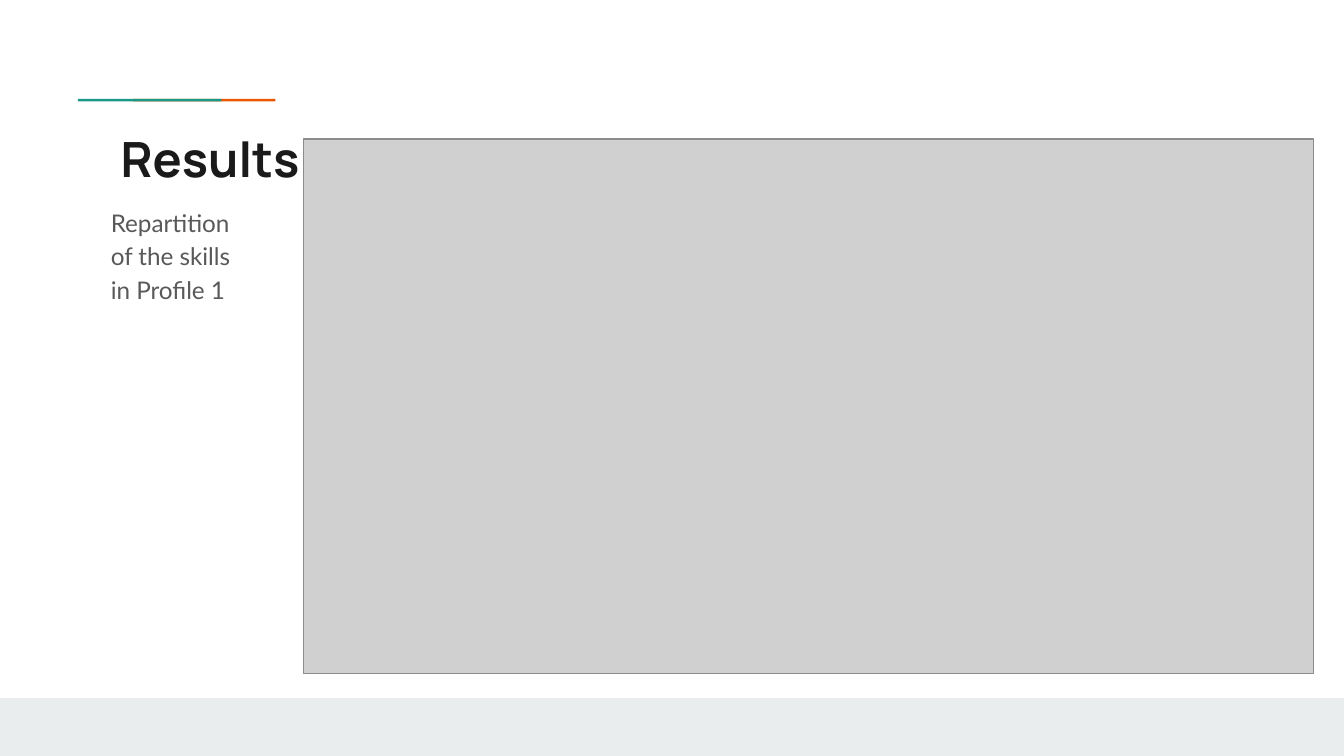
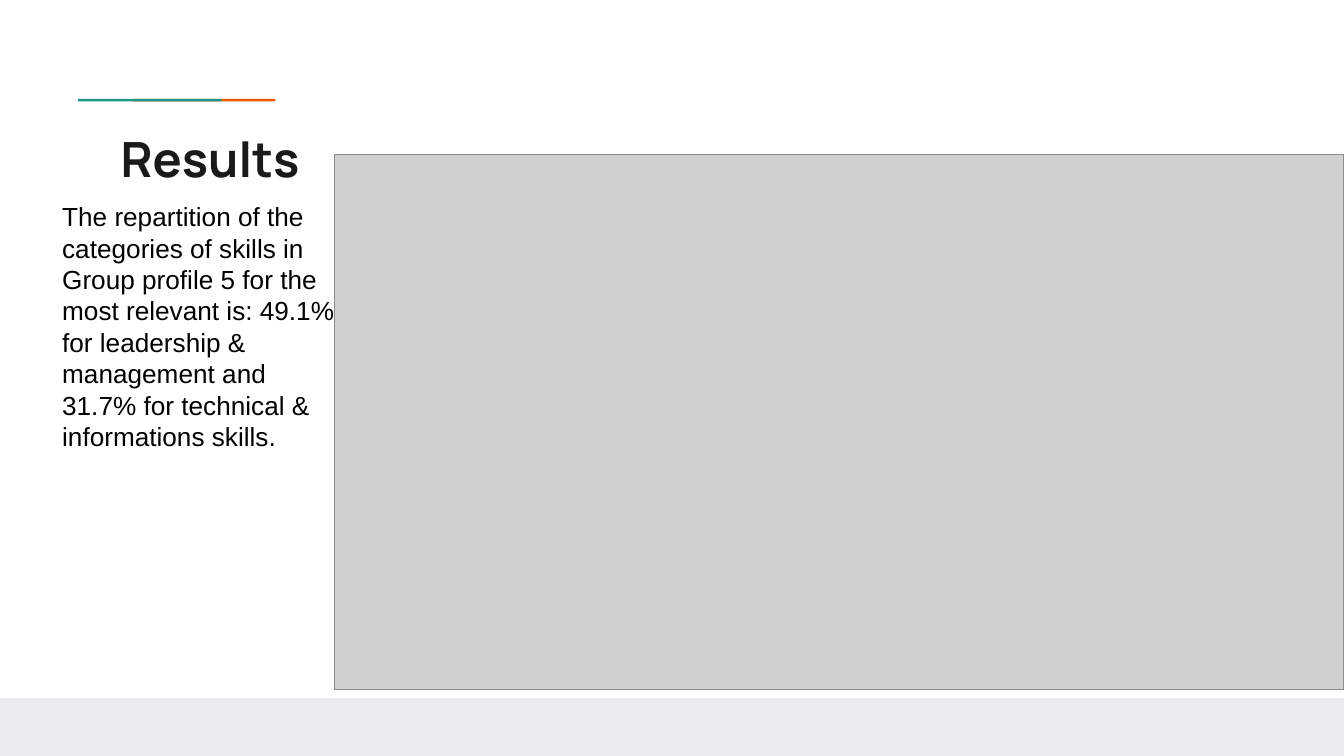
Before and after one commit to B1o0b1/Ayiti_analytics_capstone_project, a slide deck: slide 21 of Capstone_Project_Jean_Franco_Chosson.pptx (slide 12 before the commit). Drawn at 1344x756 pixels with LibreOffice and Linux fonts; fonts in the diff are those of the drawing; grey boxes stand for pictures; background and template pictures are left out. Boxes give left, top, right and bottom in pixels: in the first picture for what was removed or moved away, otherwise in the second. Text is boxed around its words. In the diff, an @@ line names an element or a change of style, - is before the commit and + after.

```diff
--- a/Capstone_Project_Jean_Franco_Chosson.pptx
+++ b/Capstone_Project_Jean_Franco_Chosson.pptx
@@ picture: place and size @@
-picture at <box>304,138,1313,673</box>
+picture at <box>335,155,1344,689</box>
@@ text added at <box>62,207,334,447</box>, 14 pt, text #000000 @@
+The repartition of the categories of skills in Group profile 5 for the most relevant is: 49.1% for leadership & management and 31.7% for technical & informations skills.
@@ text removed at <box>111,214,231,299</box> @@
-Repartition of the skills in Profile 1
```
Also in this commit, not shown: 9 other slides changed, 14 slides added, 9 slides removed, 1 other file.
